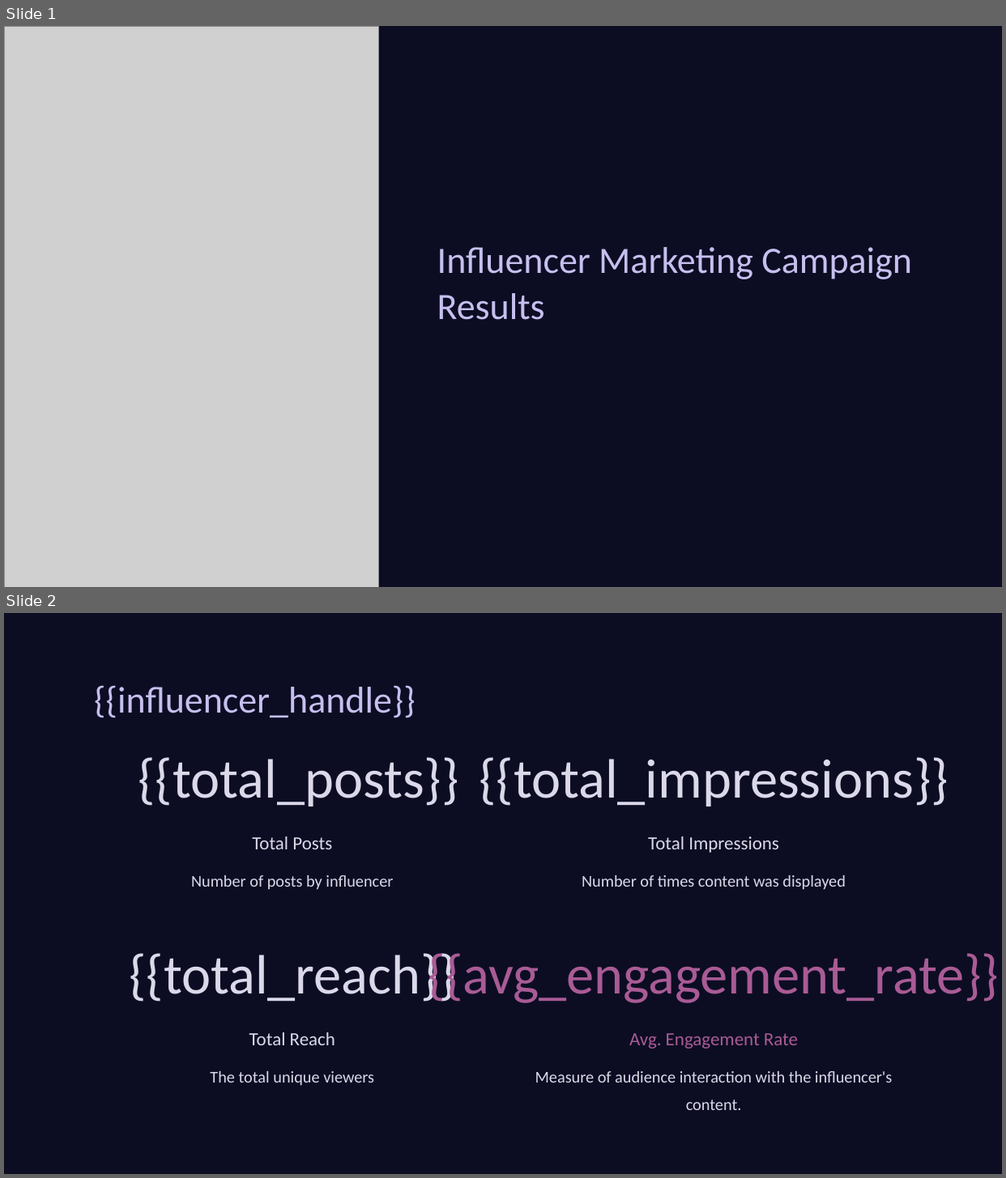
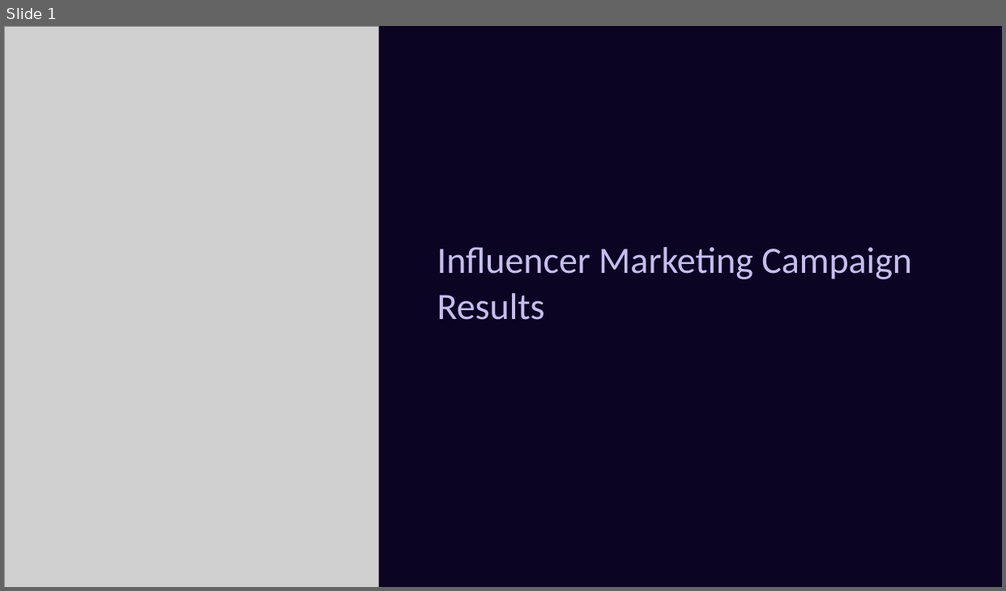
Before and after one commit to danifuya/ai-agents-tutorials, a slide deck: influencer_marketing/reports/template/template.pptx. Shown one above the other, each under a label of ours: slides 1 and 2 before the commit, slide 1 after it. The pictures are 1006x1178 and 1006x591 pixels, drawn with LibreOffice and Linux fonts; fonts in the diff are those of the drawing; grey boxes stand for pictures; background and template pictures are left out; a plain dark background stands for a picture behind light text. Boxes give left, top, right and bottom in pixels: in the first picture for what was removed or moved away, otherwise in the second. Text is boxed around its words. In the diff, an @@ line names an element or a change of style, - is before the commit and + after.

```diff
--- a/influencer_marketing/reports/template/template.pptx
+++ b/influencer_marketing/reports/template/template.pptx
@@ slide 2 removed at [4,613,1002,1174], background picture (left out); not listed: 1 template element that a slide beside it also shows @@
@@ text removed at [94,685,415,718] @@
-{{influencer_handle}}
@@ text removed at [138,757,459,807] @@
-{{total_posts}}
@@ text removed at [479,757,948,807] @@
-{{total_impressions}}
@@ text removed at [252,837,332,850] @@
-Total Posts
@@ text removed at [648,837,779,853] @@
-Total Impressions
@@ text removed at [191,875,393,890] @@
-Number of posts by influencer
@@ text removed at [582,875,846,890] @@
-Number of times content was displayed
@@ text removed at [129,953,455,1002] @@
-{{total_reach}}
@@ text removed at [428,953,999,1003] @@
-{{avg_engagement_rate}}
@@ text removed at [249,1033,335,1046] @@
-Total Reach
@@ text removed at [629,1033,798,1049] @@
-Avg. Engagement Rate
@@ text removed at [210,1071,374,1086] @@
-The total unique viewers
@@ text removed at [535,1071,892,1110] @@
-Measure of audience interaction with the influencer's content.
```
Also in this commit, not shown: 1 other slide changed, 10 other files.
